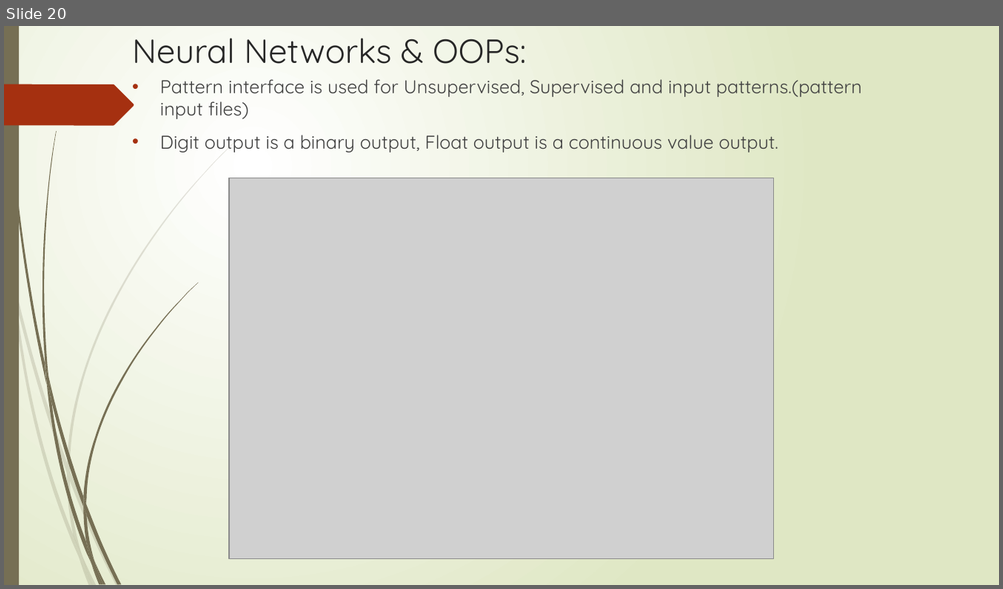
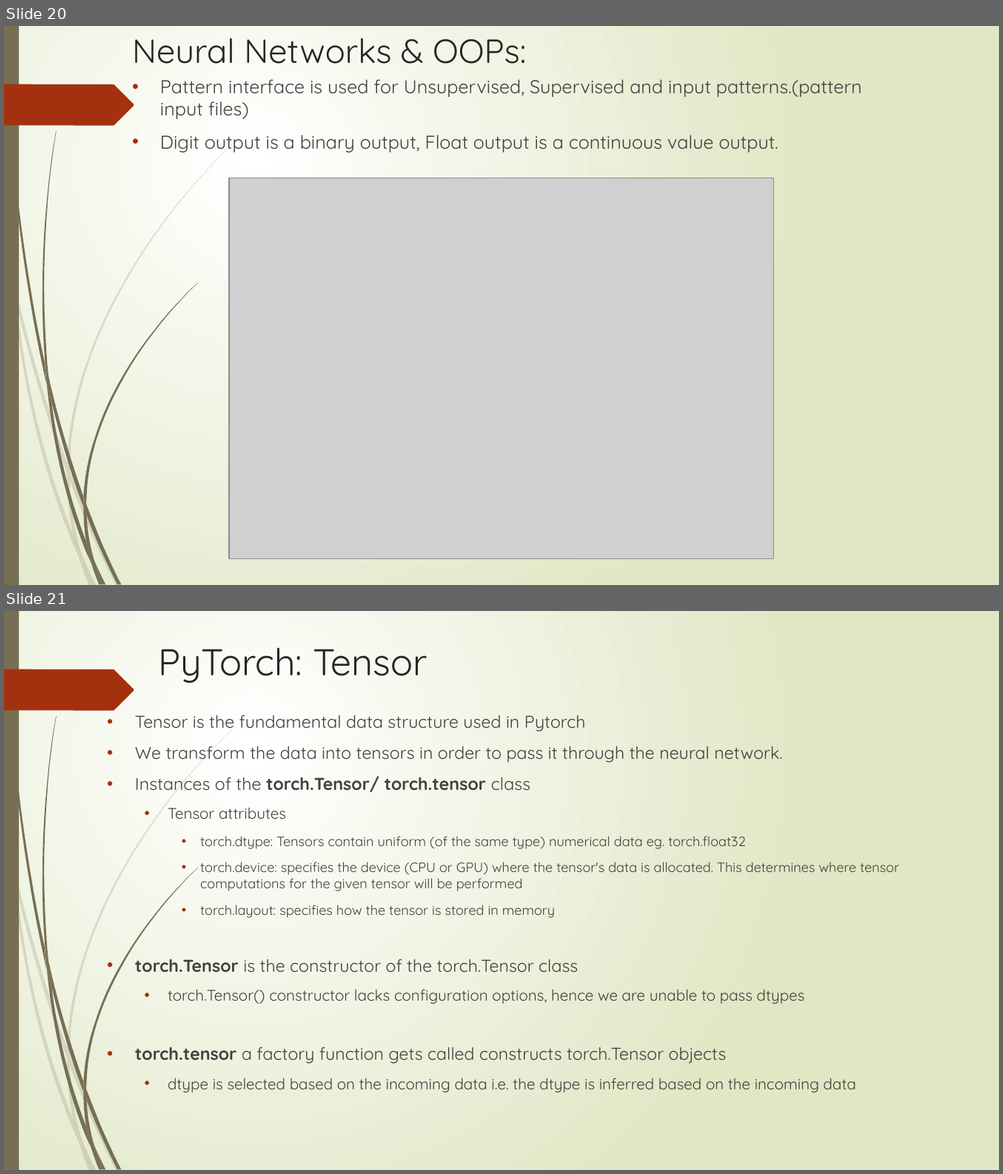
Before and after one commit to DivJAth/OOADPytorch, a slide deck: Grad_Presentation.pptx. Shown one above the other, each under a label of ours: slide 20 before the commit, slides 20 and 21 after it. The pictures are 1003x589 and 1003x1174 pixels, drawn with LibreOffice and Linux fonts; fonts in the diff are those of the drawing; grey boxes stand for pictures. Boxes give left, top, right and bottom in pixels: in the first picture for what was removed or moved away, otherwise in the second. Text is boxed around its words. In the diff, an @@ line names an element or a change of style, - is before the commit and + after.

```diff
--- a/Grad_Presentation.pptx
+++ b/Grad_Presentation.pptx
@@ slide 21 added at (4, 611, 999, 1170), background gradient #FFFFFF to #DFE8C4; not listed: 24 template elements that a slide beside it also shows @@
@@ title added at (158, 647, 427, 683), 36 pt, text #262626 @@
+PyTorch: Tensor
@@ text added at (135, 715, 899, 1093), 16.6 pt, text #404040 @@
+• Tensor is the fundamental data structure used in Pytorch
+• We transform the data into tensors in order to pass it through the neural network.
+• Instances of the torch.Tensor/ torch.tensor class
+  • Tensor attributes
+    • torch.dtype: Tensors contain uniform (of the same type) numerical data eg. torch.float32
+    • torch.device: specifies the device (CPU or GPU) where the tensor's data is allocated. This determines where tensor computations for the given tensor will be performed
+    • torch.layout: specifies how the tensor is stored in memory
+• torch.Tensor is the constructor of the torch.Tensor class
+  • torch.Tensor() constructor lacks configuration options, hence we are unable to pass dtypes
+• torch.tensor a factory function gets called constructs torch.Tensor objects
+  • dtype is selected based on the incoming data i.e. the dtype is inferred based on the incoming data
```
Also in this commit, not shown: 5 other slides added.
